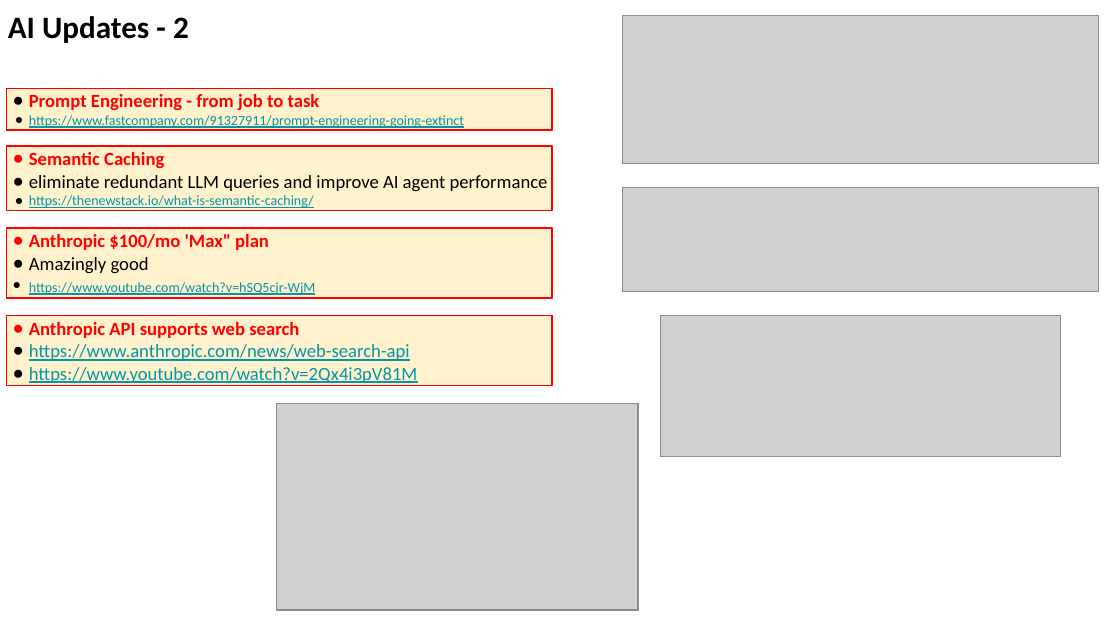
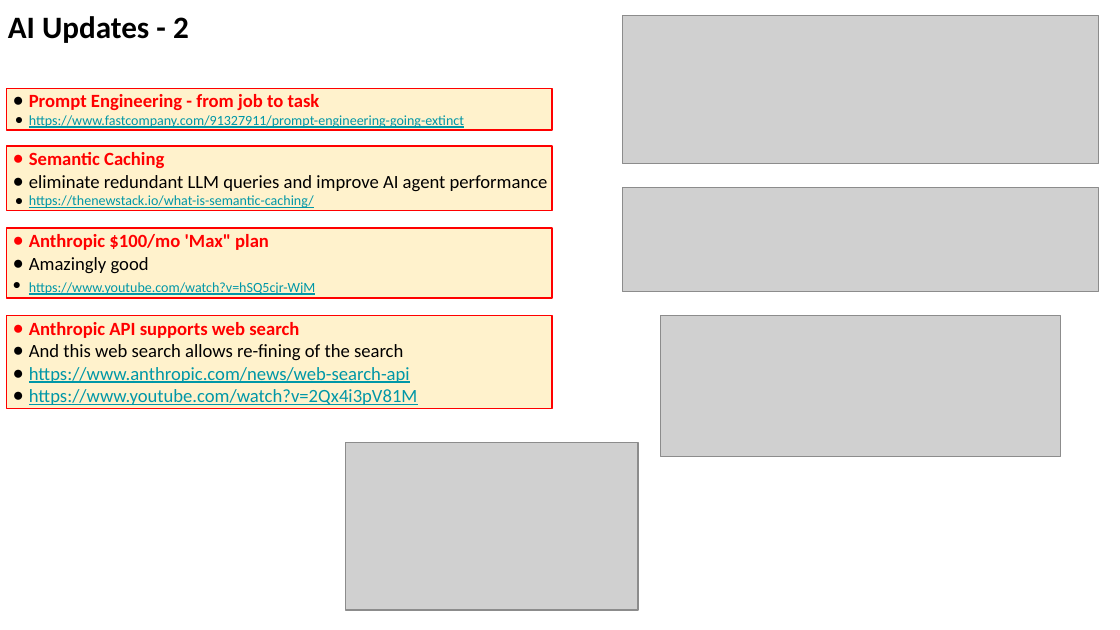
Before and after one commit to lselector/seminar, a slide deck: slide 8 of 2025/2025-05-09-AI-Updates.pptx. Drawn at 1120x630 pixels with LibreOffice and Linux fonts; fonts in the diff are those of the drawing; grey boxes stand for pictures. Boxes give left, top, right and bottom in pixels: in the first picture for what was removed or moved away, otherwise in the second. Text is boxed around its words. In the diff, an @@ line names an element or a change of style, - is before the commit and + after.

```diff
--- a/2025/2025-05-09-AI-Updates.pptx
+++ b/2025/2025-05-09-AI-Updates.pptx
@@ rectangle "Anthropic API supports web search": place and size @@
-rectangle "Anthropic API supports web search" at bbox=[7, 316, 552, 386]
+rectangle "Anthropic API supports web search" at bbox=[7, 316, 552, 409]
@@ text in rectangle at bbox=[29, 344, 403, 360]: paragraph added @@
+● And this web search allows re-fining of the search
@@ picture: place and size @@
-picture at bbox=[277, 403, 638, 610]
+picture at bbox=[346, 442, 638, 610]
```
Also in this commit, not shown: 3 other slides changed, 4 slides added, 1 slide removed, 1 other file.
